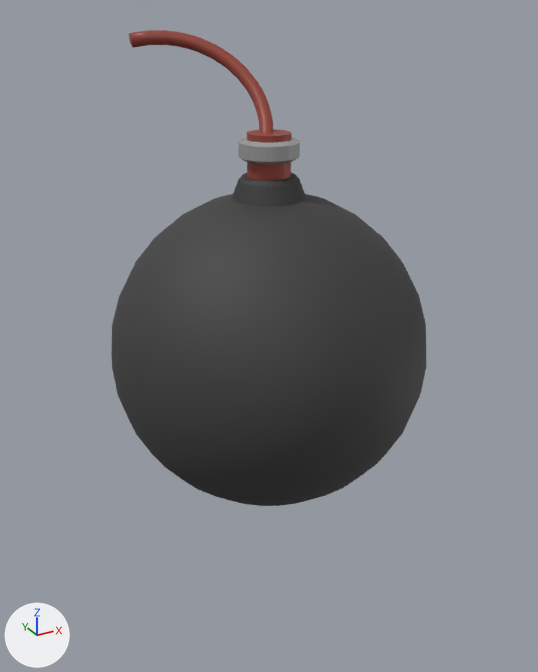
Two versions of the Blender file Blender/Obstacles/Bomb/Bomb.blend, one commit apart.
Rendered twice from a camera (50 mm lens) standing at (-1.59, -2.89, 2.31) and looking at (0.02, 0.04, 0.84). Arrows for +X, +Y and +Z are at lower left; the lights stay in place.
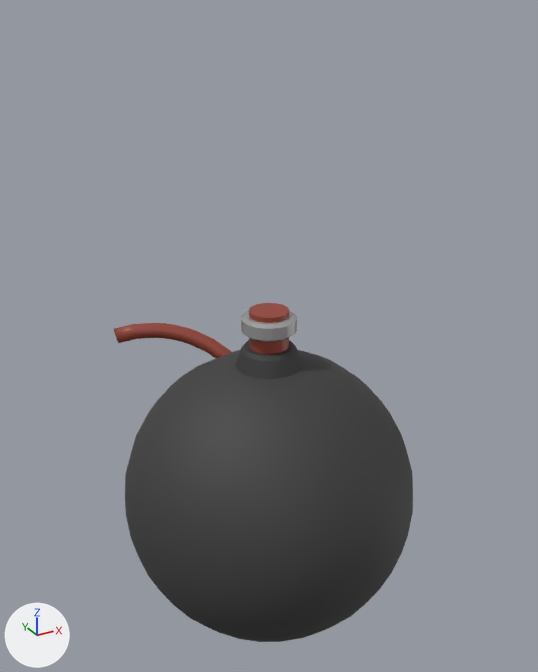
Where the newer file only moved an object's origin or applied its transform, the numbers keep the older frame.

Pixel boxes (x1, y1, x2, y2) of what changed, in the pictures (538 x 672 px):
'Parented Bomb', moved, rescaled (9% narrower, 6% shorter): before (111, 194, 427, 506); after (125, 350, 413, 642)
'Cylinder.003', mesh moved, reshaped: before (129, 30, 274, 133); after (114, 323, 231, 359)
'Cylinder.001', moved, rescaled (8% narrower, 18% taller): before (232, 173, 306, 206); after (235, 340, 303, 379)
'Cylinder.002', moved, rescaled (10% narrower, 10% taller): before (238, 136, 300, 164); after (241, 311, 297, 342)
'Cylinder', moved, rescaled (9% narrower): before (247, 129, 291, 180); after (249, 303, 289, 354)

The edits, one by one:
me_sphere has 482 vertices, 512 faces and spans x -1.0..1.0, y -1.0..1.0, z -1.0..1.0.
me_sphere is used by ob_parented_bomb; location (0.0, -0.001, 0.807); scale (0.754, 0.754, 0.754).
me_sphere part 1: the whole mesh is scaled about its middle by 0.754, then moved by (0.0, 0.0, -0.02).
me_cylinder_001 has 96 vertices, 66 faces and spans x -1.29..1.29, y -1.29..1.29, z -1.27..1.0.
me_cylinder_001 is used by ob_cylinder_001; parent ob_parented_bomb; location (0.0, 0.0, 1.577); scale (-0.134, -0.134, -0.0491).
me_cylinder_001 part 2: the whole mesh is scaled about its middle by (-0.134, -0.134, -0.0491), then moved by (0.0, 0.0, 0.89).
me_cylinder_002 has 128 vertices, 98 faces and spans x -1.0..1.0, y -1.0..1.0, z -1.32..1.37.
me_cylinder_002 is used by ob_cylinder_002; parent ob_parented_bomb; location (0.0, 0.0, 1.755); scale (-0.134, -0.134, -0.0336).
me_cylinder_002 part 3: the whole mesh is scaled about its middle by (-0.134, -0.134, -0.0336), then moved by (0.0, 0.0, 0.91).
me_cylinder_003 has 672 vertices, 642 faces and spans x -0.03..0.03, y -0.417..0.365, z -0.122..0.255.
me_cylinder_003 is used by ob_cylinder_003; parent ob_parented_bomb; location (-0.105, 0.257, 2.048); rotation (2.06, -0.699, -1.901), in degrees (118, -40, -109).
me_cylinder_003 part 4: the whole mesh is moved by (-0.53, -0.557, 0.296).
me_cylinder_004 has 64 vertices, 34 faces and spans x -1.0..1.0, y -1.0..1.0, z -1.0..1.0.
me_cylinder_004 is used by ob_cylinder; parent ob_parented_bomb; location (0.0, 0.0, 1.69); scale (-0.0966, -0.0966, -0.134).
me_cylinder_004 part 5: the whole mesh is scaled about its middle by (-0.0966, -0.0966, -0.134), then moved by (0.0, 0.0, 0.87).
Object 'Parented Bomb' (ob_parented_bomb) is rescaled from (0.754, 0.754, 0.754) to (1.0, 1.0, 1.0).
Object 'Parented Bomb' (ob_parented_bomb) moves from (0.0, -0.001, 0.807) to (0.0, 0.0, 0.0).
In object 'Cylinder.001' (ob_cylinder_001), matrix_parent_inverse is no longer Matrix(((1.326, 0.0, 0.0, -0.000285), (0.0, 1.326, 0.0, 0.00137), (0.0, 0.0, 1.326, -1.07), (0.0, 0.0, 0.0, 1.0))).
Object 'Cylinder.001' (ob_cylinder_001) is rescaled from (-0.134, -0.134, -0.0491) to (1.0, 1.0, 1.0).
Object 'Cylinder.001' (ob_cylinder_001) moves from (0.0, 0.0, 1.577) to (0.0, 0.0, 0.0).
In object 'Cylinder.002' (ob_cylinder_002), matrix_parent_inverse is no longer Matrix(((1.326, 0.0, 0.0, -0.000285), (0.0, 1.326, 0.0, 0.00137), (0.0, 0.0, 1.326, -1.07), (0.0, 0.0, 0.0, 1.0))).
Object 'Cylinder.002' (ob_cylinder_002) is rescaled from (-0.134, -0.134, -0.0336) to (1.0, 1.0, 1.0).
Object 'Cylinder.002' (ob_cylinder_002) moves from (0.0, 0.0, 1.755) to (0.0, 0.0, 0.0).
In object 'Cylinder' (ob_cylinder), matrix_parent_inverse is no longer Matrix(((1.326, 0.0, 0.0, -0.000285), (0.0, 1.326, 0.0, 0.00137), (0.0, 0.0, 1.326, -1.07), (0.0, 0.0, 0.0, 1.0))).
Object 'Cylinder' (ob_cylinder) is rescaled from (-0.0966, -0.0966, -0.134) to (1.0, 1.0, 1.0).
Object 'Cylinder' (ob_cylinder) moves from (0.0, 0.0, 1.69) to (0.0, 0.0, 0.0).
